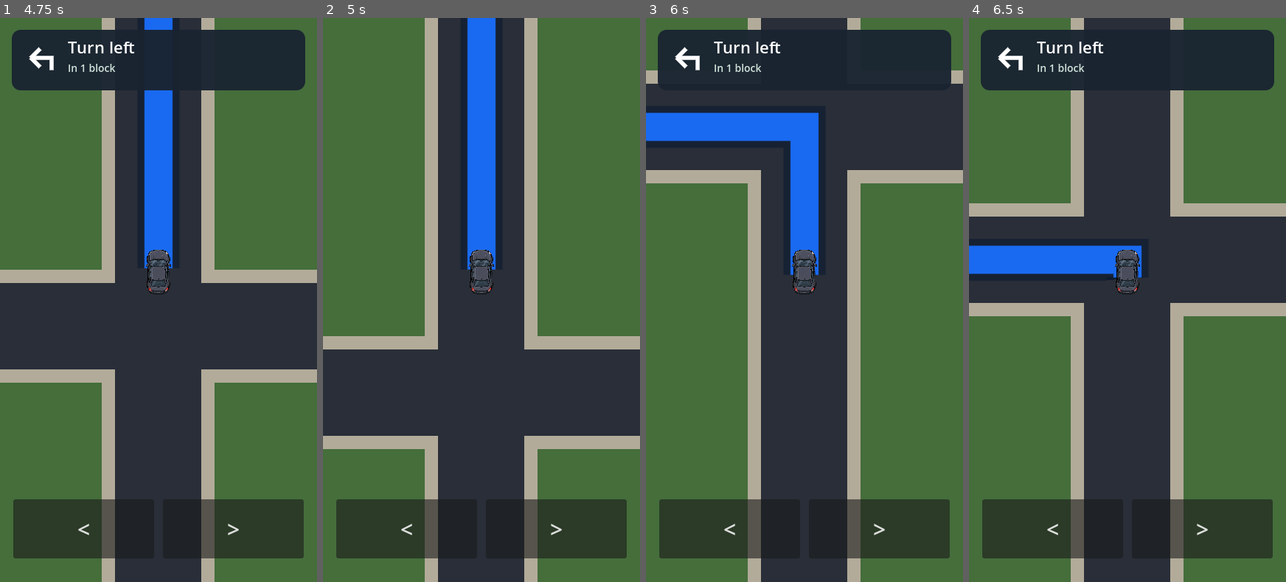
Above: before the commit, frames 1-4 (left to right).
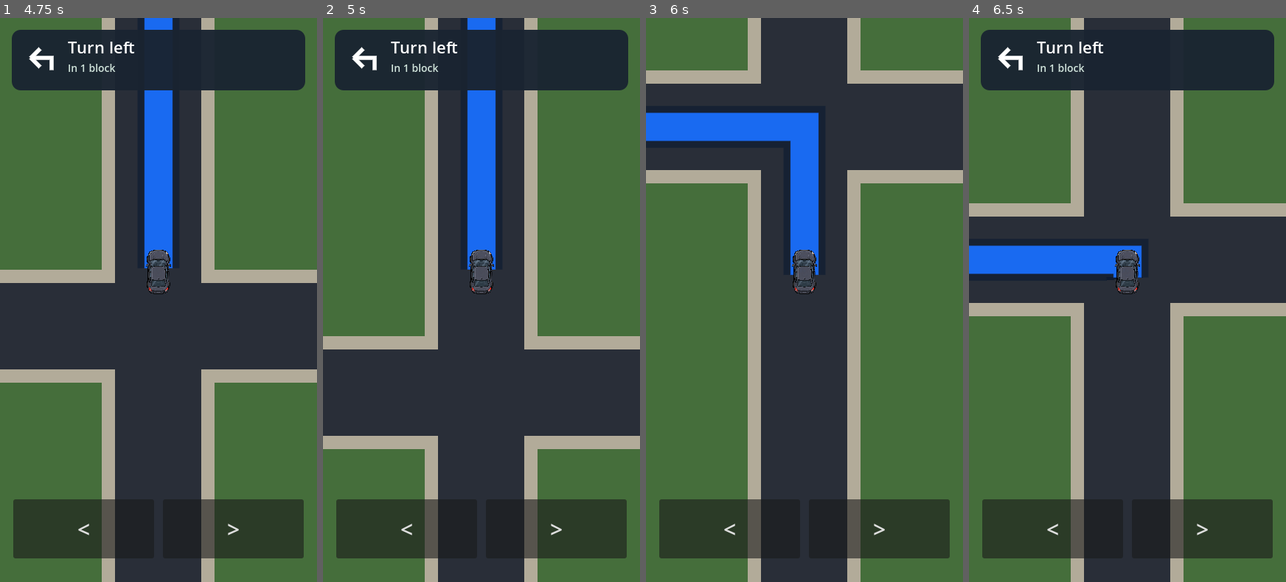
Above: after the commit, the same moments.

Repository: patrickcallahancomedy/comedian
Game: Godot game, scene res://scenes/drive/drive_module.tscn
Two runs of this game, one before a commit and one after it. Both use one fixed random seed, a clock stepped at 60 frames per second and the inputs below.
Inputs (mouse positions are in pixels of both pictures, inside the frame that each line leads up to):
- Up to frame 1 (4.75 s): click "START" at 0.5 s; tap Enter (ui_accept) at 1.25, 1.52, 4.52 s; move the mouse to (142, 412) at 1.27 s; hold W 1.28-2 s; tap Space at 1.35, 2.85, 4.35 s; click (142, 412) at 1.42 s; drag from (253, 384) to (142, 412) at 2.02 s; move the mouse to (63, 215) at 2.77 s; hold Left 2.78-3.5 s; drag from (174, 300) to (63, 215) at 3.52 s; move the mouse to (110, 159) at 4.27 s; hold Left from 4.28 s (still down)
- Up to frame 2 (5 s): keep holding Left
- Up to frame 3 (6 s): release Left at 5 s; drag from (874, 271) to (756, 159) at 5.02 s; move the mouse to (741, 328) at 5.77 s; hold W from 5.78 s (still down); tap Space at 5.85 s; click (741, 328) at 5.92 s
- Up to frame 4 (6.5 s): keep holding W

Frame 1 is identical in both runs. In frame 2, 8.0% of the frame differs, in the area x 3-97%, y 2-13%; in frame 3, 6.3%; in frame 4, nothing differs.

Commit message:
Set GPS banner display time to 2.5 seconds

Diff:
--- a/godot/scripts/drive/drive_navigation.gd
+++ b/godot/scripts/drive/drive_navigation.gd
@@ -22,7 +22,7 @@
 @onready var status_label: Label = $"../StatusLabel"
 
 const MISSED_EXIT_NOTICE_SECONDS := 1.6
-const BANNER_VISIBLE_SECONDS := 2.0
+const BANNER_VISIBLE_SECONDS := 2.5
 const BANNER_REPEAT_DELAY_SECONDS := 1.0
 
 var last_missed_turns := 0
